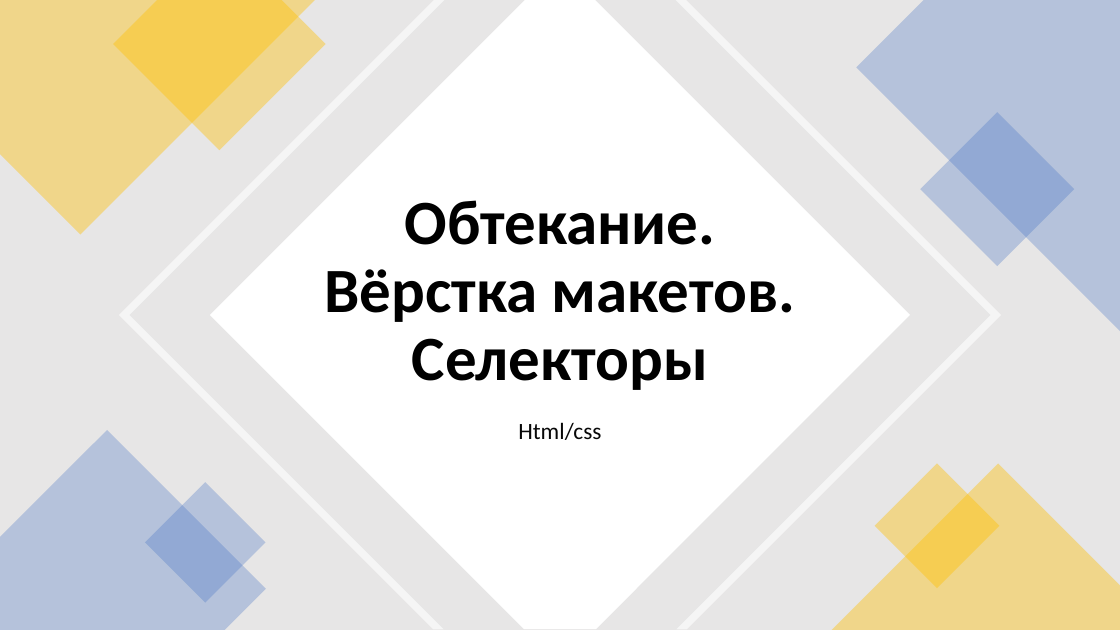
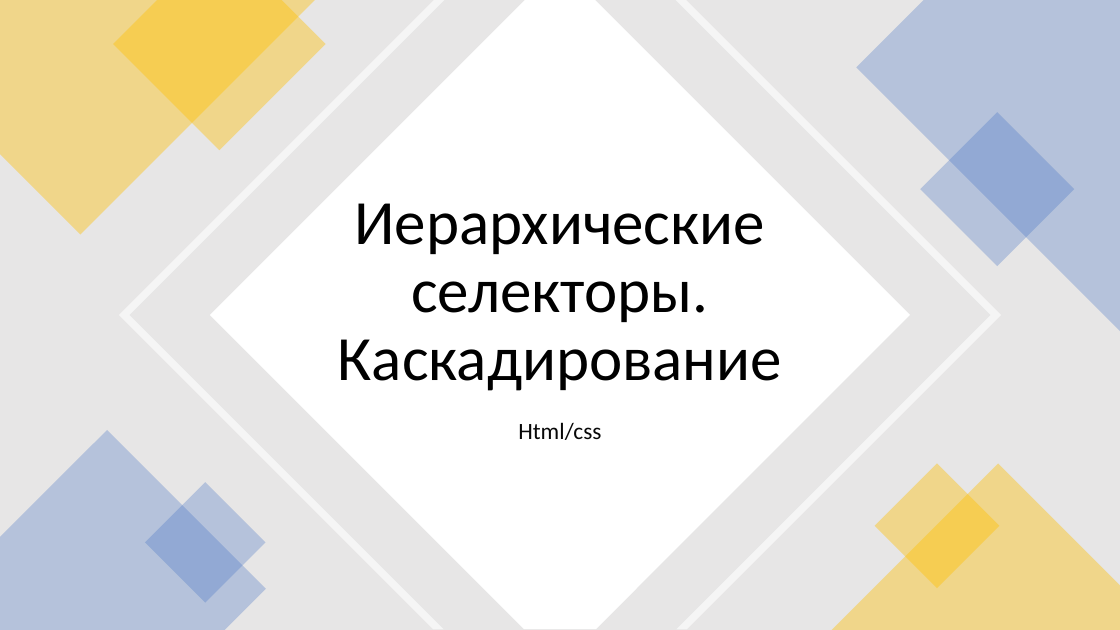
Before and after one commit to sashaklimenok/mentoring, a slide deck: slide 1 of Lesson-6/Presentation2.pptx. Drawn at 1120x630 pixels with LibreOffice and Linux fonts; fonts in the diff are those of the drawing. Boxes give left, top, right and bottom in pixels: in the first picture for what was removed or moved away, otherwise in the second. Text is boxed around its words. In the diff, an @@ line names an element or a change of style, - is before the commit and + after.

```diff
--- a/Lesson-6/Presentation2.pptx
+++ b/Lesson-6/Presentation2.pptx
@@ title at (x1=338, y1=203, x2=782, y2=391): text changed; bold off @@
-Обтекание. Вёрстка макетов. Селекторы
+Иерархические селекторы. Каскадирование
```
Also in this commit, not shown: 2 other slides changed, 8 slides added, 15 slides removed, 1 other file.
